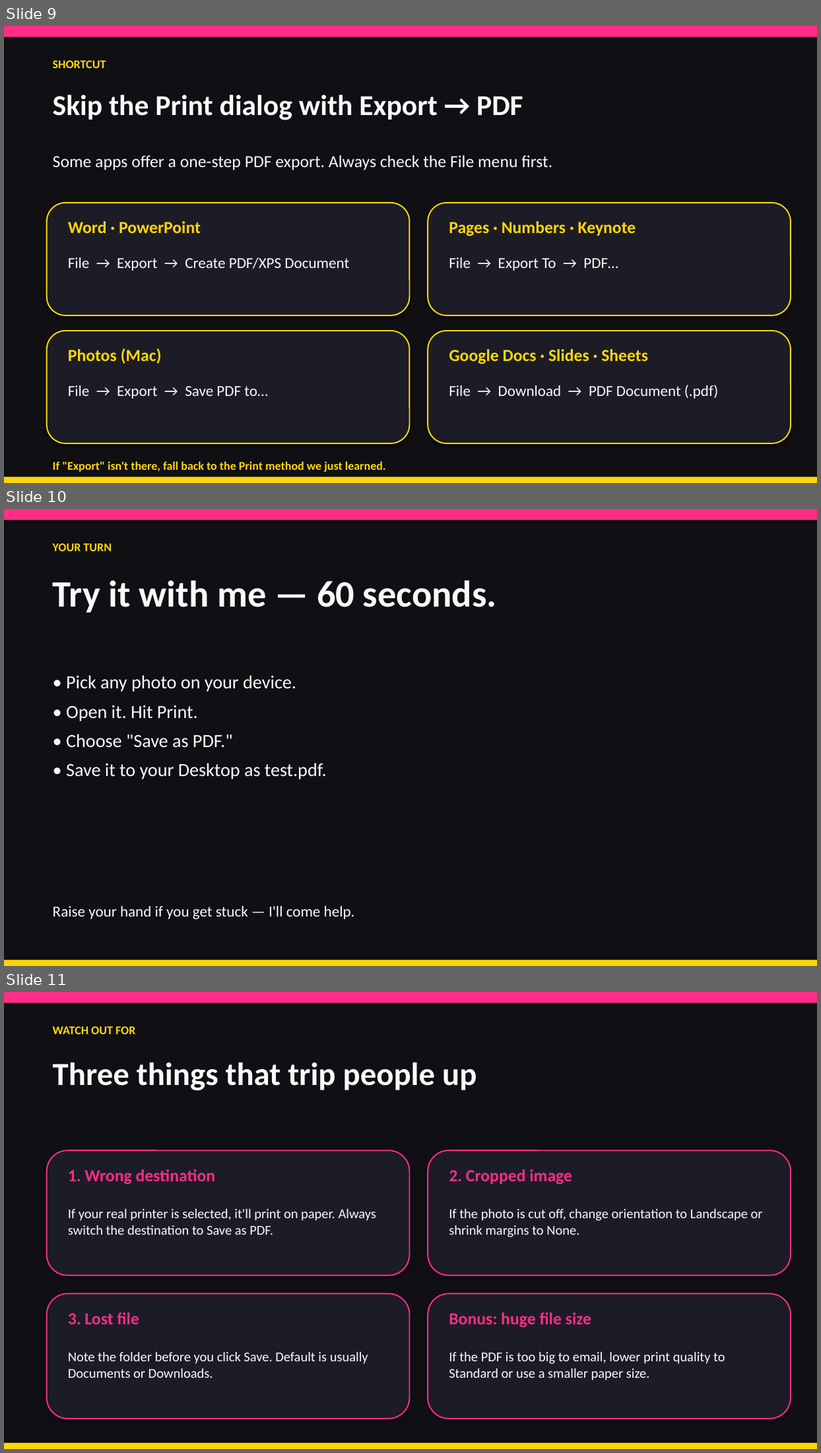
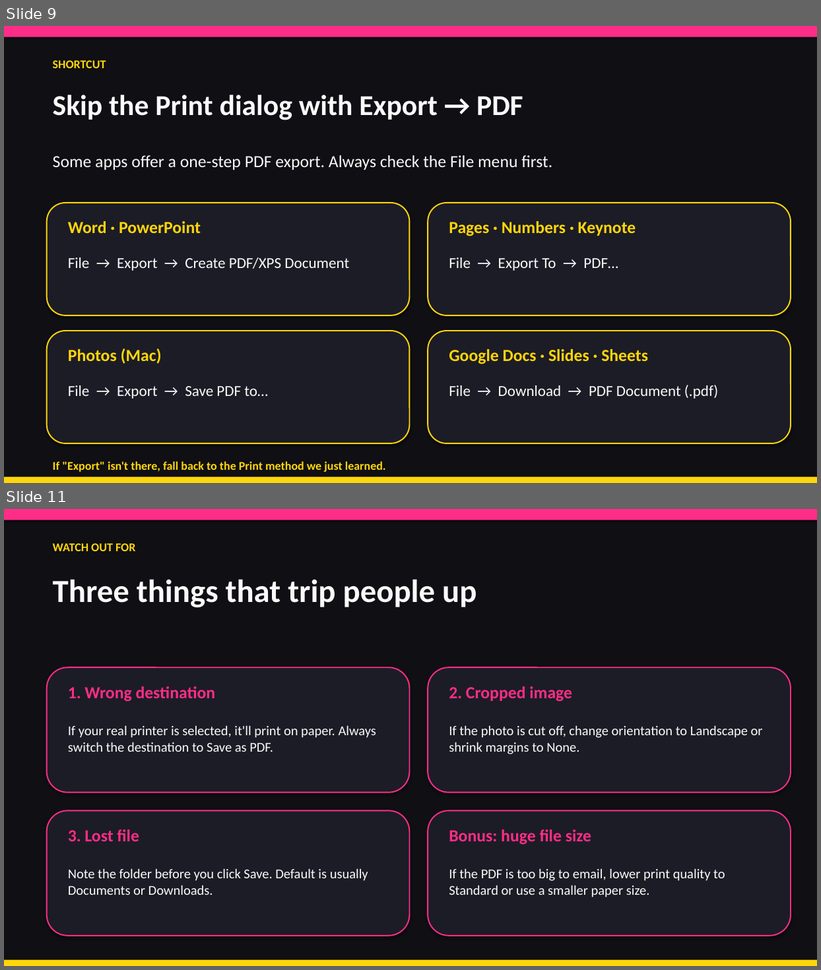
Before and after one commit to brookehoward2008-droid/babbled-wear, a slide deck: Save-Images-as-PDF-Using-Print.pptx. Shown one above the other, each under a label of ours: slides 9, 10 and 11 before the commit, slides 9 and 11 after it; the slides between them are not shown. The pictures are 821x1453 and 821x970 pixels, drawn with LibreOffice and Linux fonts; fonts in the diff are those of the drawing. Boxes give left, top, right and bottom in pixels: in the first picture for what was removed or moved away, otherwise in the second. Text is boxed around its words. In the diff, an @@ line names an element or a change of style, - is before the commit and + after.

```diff
--- a/Save-Images-as-PDF-Using-Print.pptx
+++ b/Save-Images-as-PDF-Using-Print.pptx
@@ slide 10 removed at <box>4,509,817,966</box>, background #FFFFFF @@
@@ rectangle removed at <box>4,509,817,966</box> @@
@@ rectangle removed at <box>4,509,817,520</box> @@
@@ text removed at <box>53,543,112,551</box> @@
-YOUR TURN
@@ text removed at <box>53,580,497,613</box> @@
-Try it with me — 60 seconds.
@@ text removed at <box>66,675,327,780</box> @@
-• Pick any photo on your device.
-• Open it. Hit Print.
-• Choose "Save as PDF."
-• Save it to your Desktop as test.pdf.
@@ text removed at <box>53,906,355,920</box> @@
-Raise your hand if you get stuck — I'll come help.
@@ rectangle removed at <box>4,960,817,966</box> @@
```
Also in this commit, not shown: 1 slide added, 7 other files.
